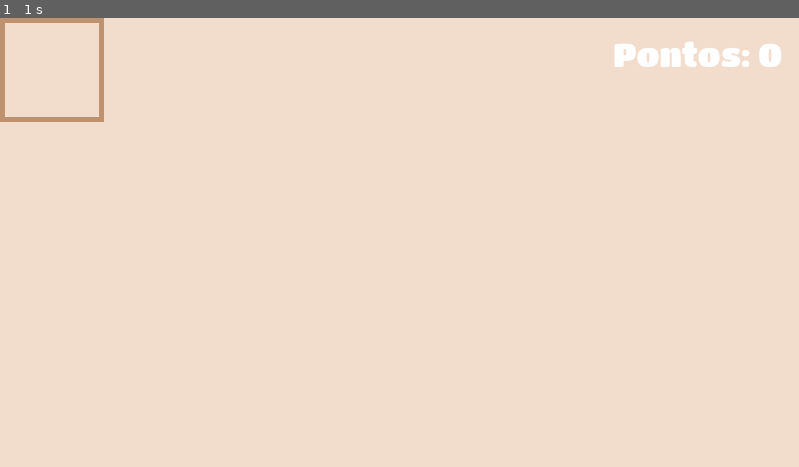
Above: before the commit, frame 1.
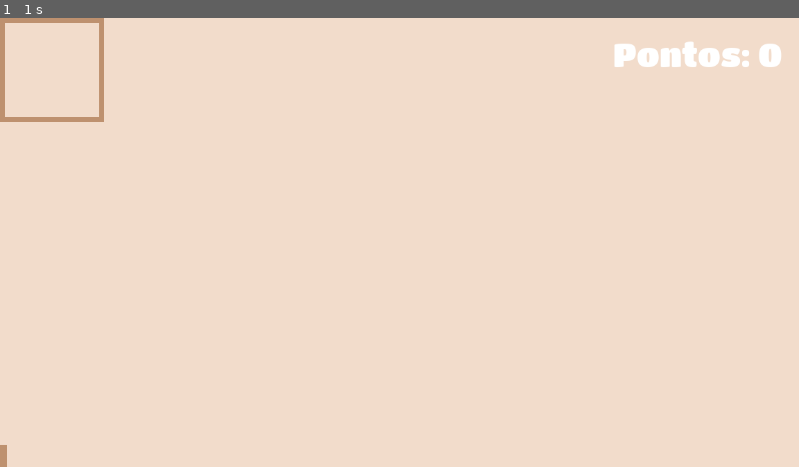
Above: after the commit, the same moment.

Repository: Frankl1sales/Course-Start-Godot
Game: Godot game, scene res://scenes/jogo_principal/jogo_principal.tscn
Two runs of this game, one before a commit and one after it. Both use one fixed random seed, a clock stepped at 60 frames per second and the inputs below. This scene is started directly instead of the project's main scene.
Inputs (mouse positions are in pixels of both pictures, inside the frame that each line leads up to):
- Up to frame 1 (1 s): tap Enter at 0.5 s; move the mouse to (575, 220) at 0.52 s; click (575, 220) at 0.67 s

The runs differ from the first frame. In frame 1, less than 0.1% of the frame differs, in the area x 0-1%, y 95-100%.
Error before the commit: Out of bounds get index '-1' (on base: 'Array[Sprite2D]') (res://scenes/jogo_principal/jogo_principal.gd:182)
Error after the commit: Out of bounds get index '-1' (on base: 'Array[Sprite2D]') (res://scenes/jogo_principal/jogo_principal.gd:194)

Commit message:
Faça o jogo ter uma duração de tempo
O jogo anteriormente tinha duração indeterminada e só terminava quando
finalizado manualmente, agora é finalizado após a duração definida. A
duração é um parâmetro do jogo definido como "duração" no GameManager.

Uma tela de parabéns com a pontuação final com um botão para fechar o
jogo é mostrada quando o jogo é finalizado.

Uma barra de progresso indicando o tempo passado em relação à duração
agora está presente na parte inferior da tela.

Essa alteração é parte de um conjunto mais amplo de alterações que estão
sendo feitas para possibilitar o uso do jogo no contexto do uso em uma
consulta com profissionais de saúde. A finalização por tempo foi
especificada pelo PO em uma reunião no início de abril.

Diff:
--- a/UI/menus_do_teste.tres
+++ b/UI/menus_do_teste.tres
@@ -50,6 +50,7 @@
 Button/styles/hover = SubResource("StyleBoxFlat_44ct0")
 Button/styles/normal = SubResource("StyleBoxFlat_p1qeb")
 Button/styles/pressed = SubResource("StyleBoxFlat_jtgs2")
+Label/fonts/font = ExtResource("1_kjjjk")
 LineEdit/styles/focus = SubResource("StyleBoxFlat_1jcy1")
 LineEdit/styles/normal = SubResource("StyleBoxFlat_5hd0x")
 Panel/styles/panel = SubResource("StyleBoxFlat_ie6gp")
--- /dev/null
+++ b/UI/tela_final.gd
@@ -0,0 +1,18 @@
+extends Control
+
+
+# Called when the node enters the scene tree for the first time.
+func _ready() -> void:
+	$"LabelParabéns".text = "Parabéns você obteve " + str(GameManager.pontos_display) + " ponto" + \
+	("s!" if GameManager.pontos_display != 1 else "!")
+
+	GameManager.finalizar_sessão()
+
+
+# Called every frame. 'delta' is the elapsed time since the previous frame.
+func _process(_delta: float) -> void:
+	pass
+
+
+func _on_botão_sair_pressed() -> void:
+	GameManager.sair_do_jogo()
--- /dev/null
+++ b/UI/tela_final.tscn
@@ -0,0 +1,61 @@
+[gd_scene load_steps=3 format=3 uid="uid://dlgwcp2cenute"]
+
+[ext_resource type="Theme" uid="uid://bjvi4gbyjhody" path="res://UI/menus_do_teste.tres" id="1_2mng0"]
+[ext_resource type="Script" path="res://UI/tela_final.gd" id="1_egb1y"]
+
+[node name="TelaFinal" type="Control"]
+layout_mode = 3
+anchors_preset = 15
+anchor_right = 1.0
+anchor_bottom = 1.0
+grow_horizontal = 2
+grow_vertical = 2
+script = ExtResource("1_egb1y")
+
+[node name="Fundo" type="Panel" parent="."]
+layout_mode = 1
+anchors_preset = 15
+anchor_right = 1.0
+anchor_bottom = 1.0
+grow_horizontal = 2
+grow_vertical = 2
+theme = ExtResource("1_2mng0")
+
+[node name="LabelParabéns" type="Label" parent="."]
+layout_mode = 1
+anchors_preset = -1
+anchor_left = 0.096
+anchor_top = 0.131
+anchor_right = 0.905
+anchor_bottom = 0.582
+offset_left = 0.407997
+offset_top = 0.111992
+offset_right = -0.560059
+offset_bottom = -0.136017
+grow_horizontal = 2
+grow_vertical = 2
+theme = ExtResource("1_2mng0")
+theme_override_font_sizes/font_size = 96
+text = "Parabéns você obteve 0 pontos!"
+horizontal_alignment = 1
+vertical_alignment = 1
+autowrap_mode = 2
+
+[node name="BotãoSair" type="Button" parent="."]
+layout_mode = 1
+anchors_preset = -1
+anchor_left = 0.313
+anchor_top = 0.671
+anchor_right = 0.687
+anchor_bottom = 0.801
+offset_left = 0.423981
+offset_top = 0.191986
+offset_right = -0.424072
+offset_bottom = -0.0480347
+grow_horizontal = 2
+grow_vertical = 2
+theme = ExtResource("1_2mng0")
+theme_override_font_sizes/font_size = 55
+text = "Fechar o jogo"
+
+[connection signal="pressed" from="BotãoSair" to="." method="_on_botão_sair_pressed"]
--- a/project.godot
+++ b/project.godot
@@ -19,6 +19,14 @@
 
 GameManager="*res://scenes/game_manager/game_manager.tscn"
 
+[input]
+
+"finalizar_sessão"={
+"deadzone": 0.5,
+"events": [Object(InputEventKey,"resource_local_to_scene":false,"resource_name":"","device":0,"window_id":0,"alt_pressed":false,"shift_pressed":false,"ctrl_pressed":false,"meta_pressed":false,"pressed":false,"keycode":0,"physical_keycode":4194305,"key_label":0,"unicode":0,"location":0,"echo":false,"script":null)
+]
+}
+
 [input_devices]
 
 compatibility/enable_object_picking=true
--- a/scenes/game_manager/game_manager.gd
+++ b/scenes/game_manager/game_manager.gd
@@ -35,9 +35,10 @@
 var alvos_no_jogo: Array = []
 var política_de_reposicionamento: int
 var alvo_atual: int
-var pontos_real = 0
-var pontos_display = 0
-var suporte = 0
+var pontos_real: int = 0
+var pontos_display: int = 0
+var suporte: int = 0
+var duração: float = 120.0
 
 # Variáveis para o log
 var log_data: Array = []  # Armazena os dados do log
@@ -63,10 +64,6 @@
 	# Atualizar a duração da sessão
 	duração_sessão += delta
 
-	# Detectar se a tecla "ESC" foi pressionada para sair do jogo
-	if Input.is_key_pressed(KEY_ESCAPE):
-		sair_do_jogo()
-
 var toque_contador = 0
 var tempo_inicial = 0.0
 
@@ -81,11 +78,14 @@
 			if toque_contador == 3:  # Verifica se houve três toques
 				var tempo_atual = Time.get_unix_time_from_system()
 				if tempo_atual - tempo_inicial <= 5.0:
-					sair_do_jogo()
+					get_tree().change_scene_to_file("res://UI/tela_final.tscn")
 					toque_contador = 0  # Reinicia o contador
 				else:
 					toque_contador = 1  # Reinicia para o toque atual
 					tempo_inicial = tempo_atual
+	# Detectar se a tecla "ESC" foi pressionada para sair do jogo
+	elif event.is_action_released("finalizar_sessão"):
+		get_tree().change_scene_to_file("res://UI/tela_final.tscn")
 
 # Função para gerar um ID único para a sessão
 func gerar_id_único() -> String:
@@ -222,8 +222,5 @@
 
 # Função para sair do jogo
 func sair_do_jogo() -> void:
-	# Registra o término da sessão antes de sair
-	finalizar_sessão()
-
 	print("Saindo do jogo...")  # Exibe uma mensagem de saída
 	get_tree().quit()  # Encerra o jogo
--- a/scenes/jogo_principal/jogo_principal.gd
+++ b/scenes/jogo_principal/jogo_principal.gd
@@ -12,8 +12,8 @@
 @onready var brócolis = $"Brócolis"
 @onready var picolé = $"Picolé"
 
-@onready var current_target_box_hollow_default = load("res://assets/current_target_box_hollow.png")
-@onready var current_target_box_hollow_red = load("res://assets/current_target_box_hollow_red.png")
+@onready var current_target_box_hollow_default = preload("res://assets/current_target_box_hollow.png")
+@onready var current_target_box_hollow_red = preload("res://assets/current_target_box_hollow_red.png")
 
 @onready var rng = RandomNumberGenerator.new()
 
@@ -127,10 +127,22 @@
 
 	$CanvasLayer/AjudaAlvo.scale = Vector2(GameManager.escala, GameManager.escala)
 
+	$BarraDeTempo.scale = Vector2(0, GameManager.escala)
+	$BarraDeTempo.global_position = Vector2(0.0, tamanho_da_janela.y - 16 * GameManager.escala)
+
 # Called every frame. 'delta' is the elapsed time since the previous frame.
 func _process(delta: float) -> void:
 	tempo_total += delta
 	tempo_desde_clique_certo += delta
+
+	if tempo_total >= GameManager.duração:
+		get_tree().change_scene_to_file("res://UI/tela_final.tscn")
+
+	if GameManager.duração != INF:
+		var progresso = tempo_total / GameManager.duração
+
+		$BarraDeTempo.scale = Vector2(progresso * tamanho_da_janela.x / 32, GameManager.escala)
+		$BarraDeTempo.global_position.x = progresso * tamanho_da_janela.x / 2
 
 	var novo_suporte: int = min(3, floor(tempo_desde_clique_certo / TEMPO_ATÉ_AUMENTAR_O_SUPORTE))
 
@@ -254,7 +266,7 @@
 	# é parada apenas o nó mais de traz é tratado. Para resolver isso a solução é colocar os nós na
 	# árvore em ordem reversa a ordem desejada para renderização e setar o índice Z para que sejam
 	# renderizados na ordem desejada.
-	# A ordem de renderização é bem documentada, porém, aparente mente a ordem de execução de
+	# A ordem de renderização é bem documentada, porém, aparentemente a ordem de execução de
 	# entradas não é. Mais informações sobre a ordem de execução não documentada:
 	# https://www.reddit.com/r/godot/comments/112w2zt/notes_on_event_execution_order_with_a_side_dose/
 	get_viewport().set_input_as_handled() # Para a propagação da entrada
@@ -355,7 +367,7 @@
 
 # Calcula a distância entre o centro de dois alvos. Use -1 em um dos alvos para especificar um ponto
 # arbitrário no terceiro argumento ou -1 nos dois alvos para especificar dois pontos arbitrários no
-# terceiro e quart argumento e calcular a distância entre eles.
+# terceiro e quarto argumento e calcular a distância entre eles.
 func distância_entre_alvos(a: int, b: int, pos_1: Vector2 = Vector2(0, 0), pos_2: Vector2 = Vector2(0, 0)) -> float:
 	var centro_a: Vector2
 	var centro_b: Vector2
--- a/scenes/jogo_principal/jogo_principal.tscn
+++ b/scenes/jogo_principal/jogo_principal.tscn
@@ -16,6 +16,7 @@
 [ext_resource type="PackedScene" uid="uid://vj7r1qeedxms" path="res://scenes/alvos/uva/uva.tscn" id="7_ll5sl"]
 [ext_resource type="PackedScene" uid="uid://c1qxkoehka503" path="res://scenes/alvos/ovo_frito/ovo_frito.tscn" id="7_nnegn"]
 [ext_resource type="PackedScene" uid="uid://cj3bcuy8meobn" path="res://scenes/alvos/brócolis/brócolis.tscn" id="7_oa5at"]
+[ext_resource type="Texture2D" uid="uid://cm5yds4g3w4bf" path="res://assets/progressbar.png" id="8_h2bnm"]
 [ext_resource type="PackedScene" uid="uid://crxyuw6h3xx20" path="res://scenes/alvos/maçã/maçã.tscn" id="8_wa8v5"]
 
 [node name="JogoPrincipal" type="Node2D"]
@@ -70,6 +71,11 @@
 scale = Vector2(1000, 1000)
 texture = ExtResource("2_1oknb")
 
+[node name="BarraDeTempo" type="Sprite2D" parent="."]
+position = Vector2(576, 632)
+scale = Vector2(36, 1)
+texture = ExtResource("8_h2bnm")
+
 [node name="Picolé" parent="." instance=ExtResource("7_30t43")]
 z_index = 10
 position = Vector2(0, -113.6)
Binary file added: assets/progressbar.png
Not shown, added: assets/progressbar.png.import
Not shown: 1 places in scenes/jogo_principal/jogo_principal.tscn that only renumber resources
